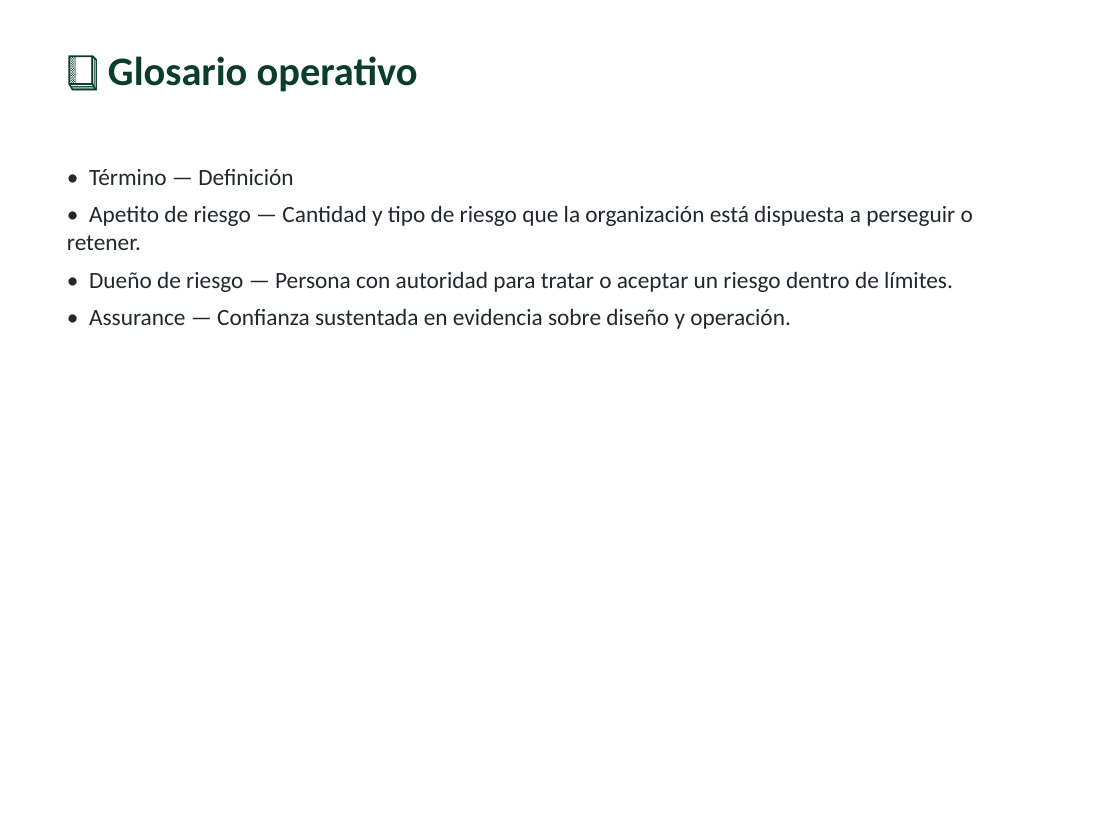
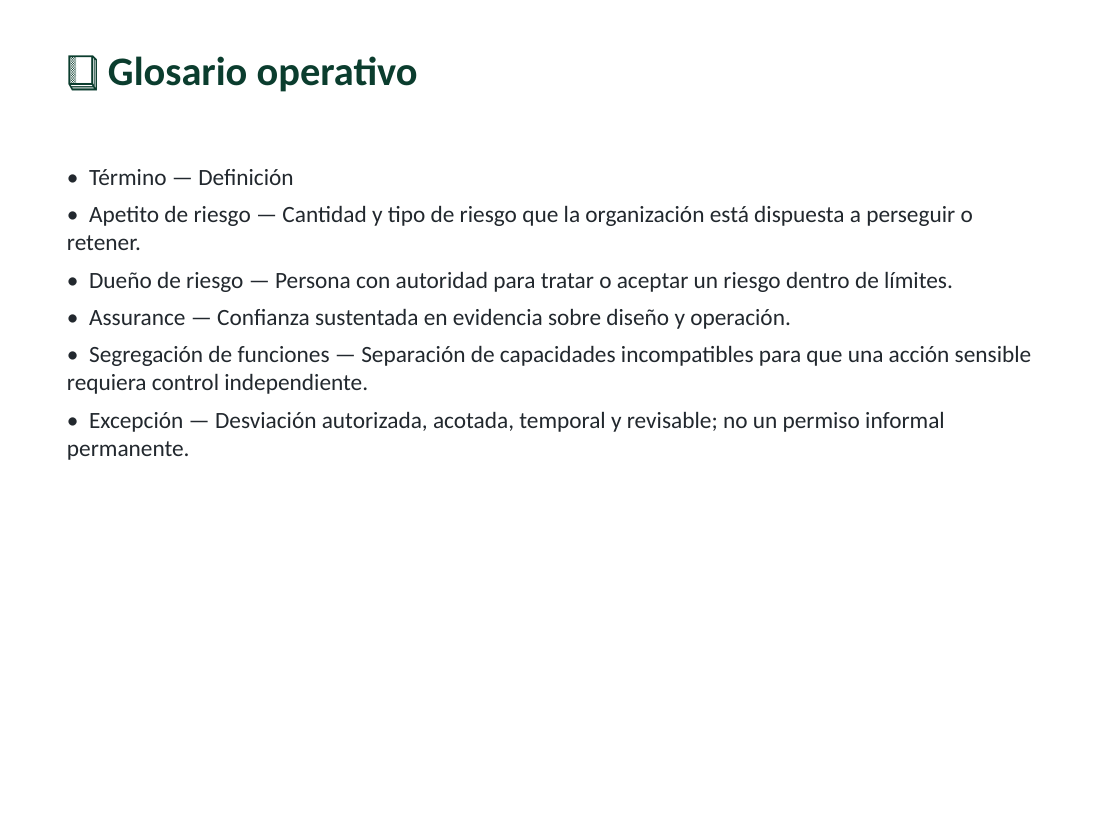
Before and after one commit to vladimiracunadev-create/modern-cybersecurity-program, a slide deck: slide 6 of classes/parte-14-grc-riesgo-y-cumplimiento/276-gobernanza-de-la-seguridad-de-la-informacion/clase-276-presentacion.pptx. Drawn at 1120x840 pixels with LibreOffice and Linux fonts; fonts in the diff are those of the drawing. Boxes give left, top, right and bottom in pixels: in the first picture for what was removed or moved away, otherwise in the second. Text is boxed around its words. In the diff, an @@ line names an element or a change of style, - is before the commit and + after.

Commit message:
docs(parte-14): integrar casos reales en controles y auditoria

```diff
--- a/classes/parte-14-grc-riesgo-y-cumplimiento/276-gobernanza-de-la-seguridad-de-la-informacion/clase-276-presentacion.pptx
+++ b/classes/parte-14-grc-riesgo-y-cumplimiento/276-gobernanza-de-la-seguridad-de-la-informacion/clase-276-presentacion.pptx
@@ text at (x1=67, y1=345, x2=1032, y2=460): paragraphs added @@
+• Segregación de funciones — Separación de capacidades incompatibles para que una acción sensible requiera control independiente.
+• Excepción — Desviación autorizada, acotada, temporal y revisable; no un permiso informal permanente.
```
Also in this commit, not shown: 6 other slides changed, 2 slides added, 1 slide removed, 36 other files.
